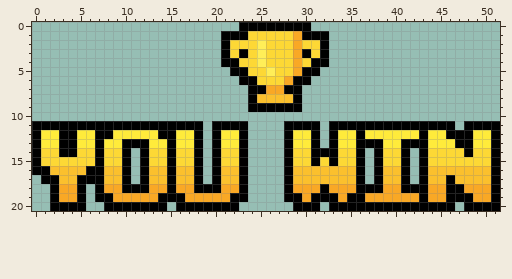
A pixel-art sprite gets an edit: assets/images/win.png. The first picture shows the starting point.
The file is 52x21 pixels.
Once edited:
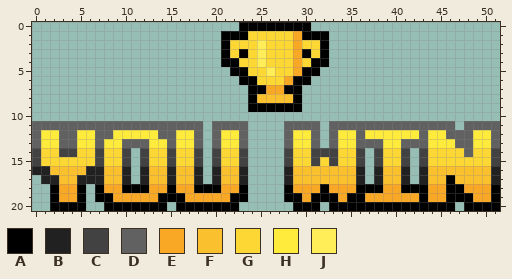
Palette (. is transparent): A #000000  B #212121  C #424242  D #616161  E #f9a825  F #fbc02d  G #fdd835  H #ffeb3b  J #ffee58
From old to new:
Changed rows in their new state; - is an unchanged pixel.
first column x 0:
11 DDDDDDDDDDDDDDDDDDD-DDDD----DDDD-DDDDDDDDDDDDDD-DDDD
12 D--DD--DD-----DD--D-D--D----D--D-D--D------D--DDD--D
13 D--DD--D--DDD--D--D-D--D----D--D-D--DDD--DDD---DD--D
14 C--CC--C--C-C--C--C-C--C----C--CCC--C-C--C-C----D--C
15 C------C--C-C--C--C-C--C----C--C-C--C-C--C-C-------C
16 BB----BB--B-B--B--B-B--B----B-------B-B--B-B-------B
17 -BB--BBB--B-B--B--B-B--B----B-------B-B--B-B-------B
